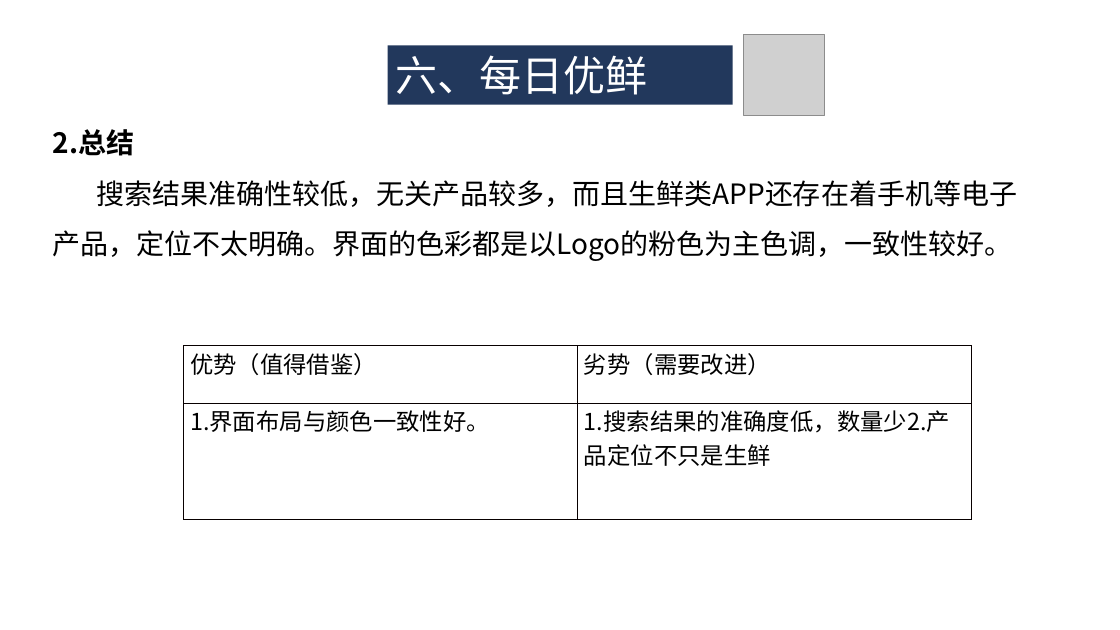
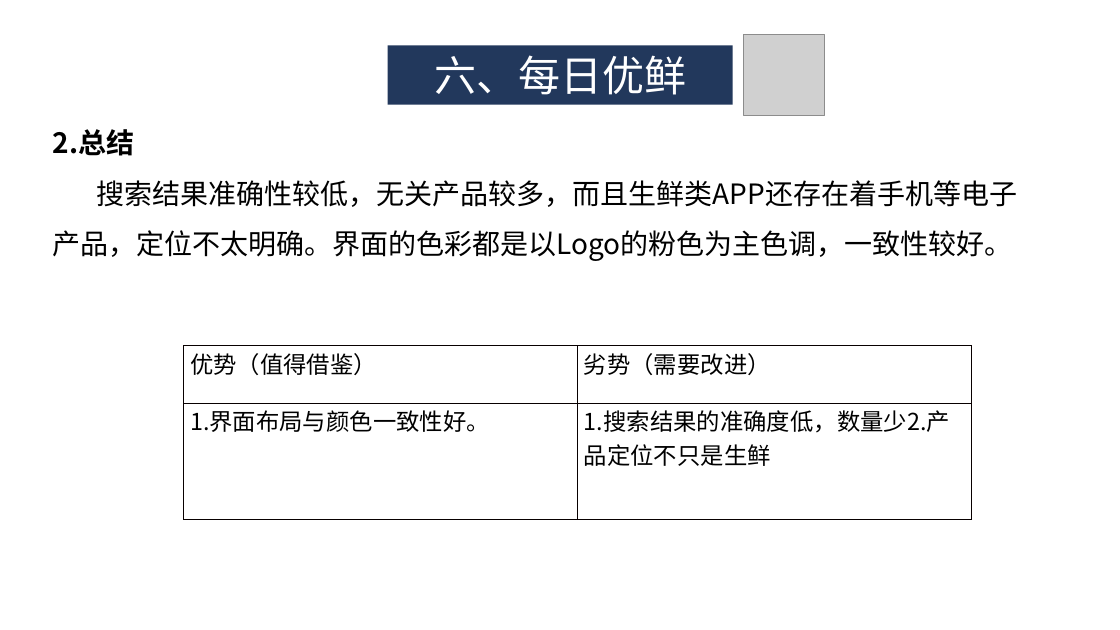
Before and after one commit to ZUCC-SRA2021-G05/Community-GB, a slide deck: slide 17 of 其他/软件项目管理原理与实践/软件项目管理原理与实践-主题确认/G05主题确认.pptx. Drawn at 1120x630 pixels with LibreOffice and Linux fonts; fonts in the diff are those of the drawing; grey boxes stand for pictures. Boxes give left, top, right and bottom in pixels: in the first picture for what was removed or moved away, otherwise in the second. Text is boxed around its words. In the diff, an @@ line names an element or a change of style, - is before the commit and + after.

```diff
--- a/其他/软件项目管理原理与实践/软件项目管理原理与实践-主题确认/G05主题确认.pptx
+++ b/其他/软件项目管理原理与实践/软件项目管理原理与实践-主题确认/G05主题确认.pptx
@@ rectangle "六、每日优鲜" at [387, 45, 733, 105]: alignment justified to centre @@
```
Also in this commit, not shown: 5 other slides changed.
